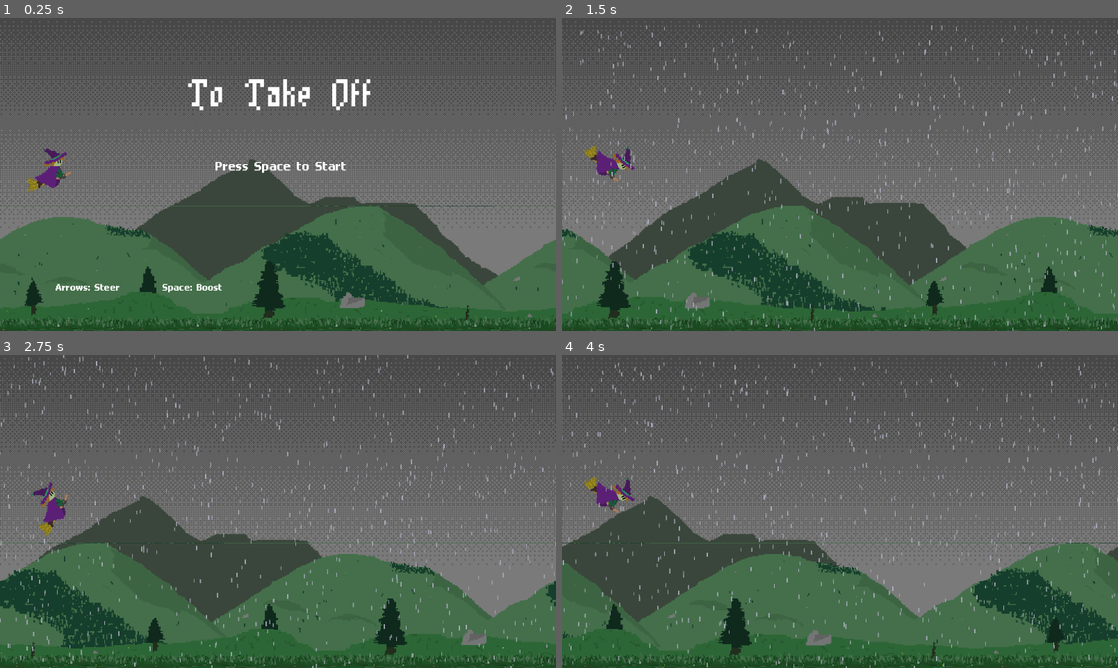
Above: before the commit, frames 1-4 (two rows, left to right).
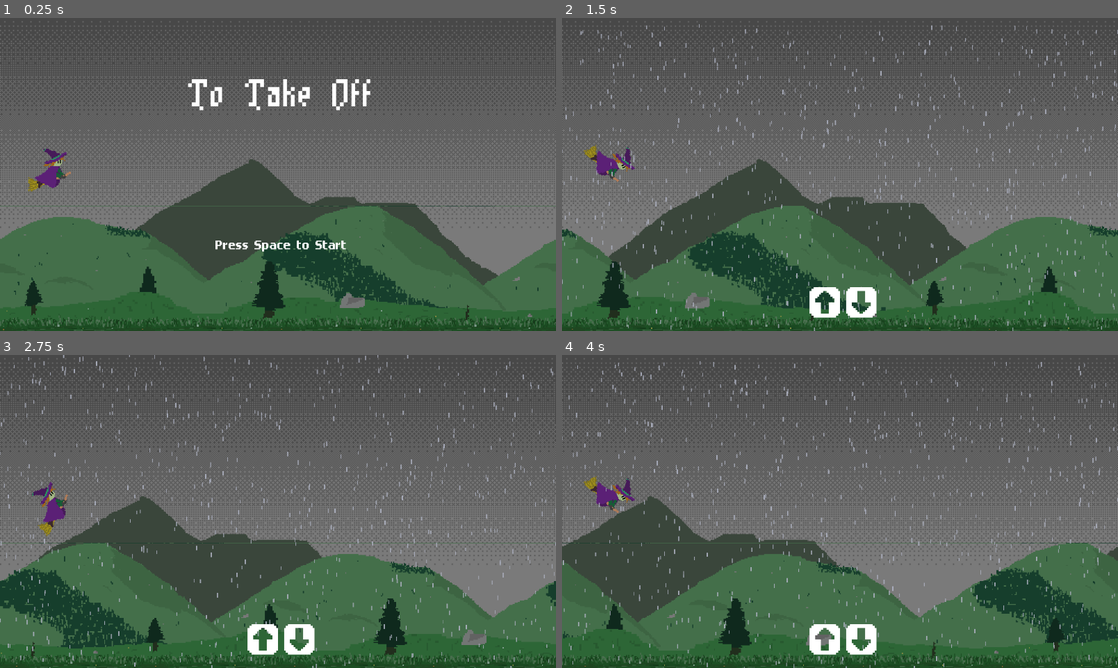
Above: after the commit, the same moments.

Repository: ClementRivaille/storm-witch
Game: Godot game, scene res://main.tscn
Same seed, same stepped clock (60 frames per second), same inputs: the game is played once before the commit and once after it.
Inputs:
- Up to frame 1 (0.25 s): no input
- Up to frame 2 (1.5 s): tap Space (jump) at 0.5, 1.35 s; hold Up (up) 0.53-1.28 s; hold Space (jump) 0.53-1.28 s; hold Down (down) from 1.28 s (still down)
- Up to frame 3 (2.75 s): tap Space (jump) at 1.52, 1.82 s; release Down (down) at 2.03 s; hold Up (up) from 2.03 s (still down); hold Space (jump) from 2.03 s (still down)
- Up to frame 4 (4 s): release Space (jump) at 2.78 s; tap Space (jump) at 2.85, 3.02, 3.32 s; release Up (up) at 3.53 s; hold Down (down) from 3.53 s (still down); hold Space (jump) from 3.53 s (still down)

The runs differ from the first frame. In frame 1, 0.9% of the frame differs, in the area x 10-63%, y 46-88%; in frame 2, 0.8%; in frame 3, 0.8%; in frame 4, 0.8%.

Commit message:
feat: tutorial

Diff:
--- a/main.tscn
+++ b/main.tscn
@@ -26,6 +26,7 @@
 [ext_resource type="PackedScene" uid="uid://c5y7vs76mvfaq" path="res://scenes/End.tscn" id="22_u0wi4"]
 [ext_resource type="FontFile" uid="uid://bgp4ip5awcsmv" path="res://assets/fonts/Serpentine.ttf" id="23_2b0bm"]
 [ext_resource type="PackedScene" uid="uid://vuucx6s7xixe" path="res://scenes/Credits.tscn" id="25_5pl7h"]
+[ext_resource type="PackedScene" uid="uid://dgw3nmmbgh8o0" path="res://scenes/Tutorial.tscn" id="26_wkhk1"]
 
 [sub_resource type="Resource" id="Resource_0teo4"]
 script = ExtResource("2_h4nbr")
@@ -201,7 +202,6 @@
 
 [node name="Witch" parent="." instance=ExtResource("4_8ogh1")]
 position = Vector2(114, 350)
-scale = Vector2(1, 1)
 rise_y_threshold = 200.0
 
 [node name="Walls" type="StaticBody2D" parent="."]
@@ -290,9 +290,9 @@
 layout_mode = 1
 anchors_preset = -1
 anchor_left = 0.5
-anchor_top = 0.505
+anchor_top = 0.761
 anchor_right = 0.5
-anchor_bottom = 0.505
+anchor_bottom = 0.761
 offset_left = -76.5
 offset_top = -26.0
 offset_right = 76.5
@@ -302,40 +302,6 @@
 theme_override_font_sizes/font_size = 40
 text = "Press Space to Start"
 horizontal_alignment = 1
-vertical_alignment = 1
-
-[node name="Label3" type="Label" parent="CanvasLayer/UI/StartScreen"]
-layout_mode = 1
-anchors_preset = -1
-anchor_left = 0.15
-anchor_top = 0.889
-anchor_right = 0.183
-anchor_bottom = 0.906
-offset_left = -76.5
-offset_top = -26.0
-offset_right = 76.5
-grow_horizontal = 2
-grow_vertical = 0
-theme_override_fonts/font = SubResource("FontVariation_exrvn")
-theme_override_font_sizes/font_size = 30
-text = "Arrows: Steer"
-vertical_alignment = 1
-
-[node name="Label4" type="Label" parent="CanvasLayer/UI/StartScreen"]
-layout_mode = 1
-anchors_preset = -1
-anchor_left = 0.344
-anchor_top = 0.889
-anchor_right = 0.344
-anchor_bottom = 0.906
-offset_left = -76.5
-offset_top = -26.0
-offset_right = 76.5
-grow_horizontal = 2
-grow_vertical = 0
-theme_override_fonts/font = SubResource("FontVariation_exrvn")
-theme_override_font_sizes/font_size = 30
-text = "Space: Boost"
 vertical_alignment = 1
 
 [node name="EndCredits" parent="CanvasLayer/UI" instance=ExtResource("25_5pl7h")]
@@ -376,10 +342,22 @@
 horizontal_alignment = 1
 vertical_alignment = 1
 
+[node name="Tutorial" parent="CanvasLayer/UI" instance=ExtResource("26_wkhk1")]
+layout_mode = 1
+anchors_preset = 15
+anchor_right = 1.0
+anchor_bottom = 1.0
+offset_right = 0.0
+offset_bottom = 0.0
+grow_horizontal = 2
+grow_vertical = 2
+
 [node name="End" parent="." instance=ExtResource("22_u0wi4")]
 
 [connection signal="on_game_start" from="." to="Witch" method="on_game_start"]
+[connection signal="on_game_start" from="." to="CanvasLayer/UI/Tutorial" method="show_directions"]
 [connection signal="fall" from="Witch" to="MusicManager" method="play_hit"]
+[connection signal="fall" from="Witch" to="CanvasLayer/UI/Tutorial" method="on_fall"]
 [connection signal="rise_start" from="Witch" to="MusicManager" method="play_chord"]
 [connection signal="done" from="End" to="Witch" method="on_game_end"]
 [connection signal="done" from="End" to="CanvasLayer/UI" method="show_thanks"]
--- /dev/null
+++ b/scenes/Tutorial.tscn
@@ -0,0 +1,73 @@
+[gd_scene load_steps=5 format=3 uid="uid://dgw3nmmbgh8o0"]
+
+[ext_resource type="Script" path="res://scripts/Tutorial.gd" id="1_enicj"]
+[ext_resource type="Texture2D" uid="uid://bqorrni88k5yw" path="res://assets/sprites/ui/key_up.png" id="1_recww"]
+[ext_resource type="Texture2D" uid="uid://dtgl5t1d0dnls" path="res://assets/sprites/ui/space_bar.png" id="2_0necn"]
+[ext_resource type="Texture2D" uid="uid://g2y6u4mws3hk" path="res://assets/sprites/ui/space_bar_small.png" id="3_st8t7"]
+
+[node name="Tutorial" type="Control"]
+texture_filter = 1
+layout_mode = 3
+anchors_preset = 0
+offset_right = 1280.0
+offset_bottom = 720.0
+script = ExtResource("1_enicj")
+
+[node name="Steering" type="HBoxContainer" parent="."]
+layout_mode = 1
+anchors_preset = -1
+anchor_top = 0.878
+anchor_right = 1.0
+anchor_bottom = 0.978
+grow_horizontal = 2
+grow_vertical = 0
+theme_override_constants/separation = 14
+alignment = 1
+
+[node name="TextureRect" type="TextureRect" parent="Steering"]
+layout_mode = 2
+texture = ExtResource("1_recww")
+expand_mode = 3
+stretch_mode = 5
+
+[node name="TextureRect2" type="TextureRect" parent="Steering"]
+layout_mode = 2
+texture = ExtResource("1_recww")
+expand_mode = 3
+stretch_mode = 6
+flip_v = true
+
+[node name="LevelUp" type="HBoxContainer" parent="."]
+layout_mode = 1
+anchors_preset = -1
+anchor_top = 0.878
+anchor_right = 1.0
+anchor_bottom = 0.978
+grow_horizontal = 2
+grow_vertical = 0
+theme_override_constants/separation = 14
+alignment = 1
+
+[node name="TextureRect" type="TextureRect" parent="LevelUp"]
+layout_mode = 2
+texture = ExtResource("2_0necn")
+expand_mode = 3
+stretch_mode = 5
+
+[node name="Boost" type="TextureRect" parent="."]
+self_modulate = Color(1, 1, 1, 0.792157)
+layout_mode = 1
+anchors_preset = -1
+anchor_left = 0.073
+anchor_top = 0.89
+anchor_right = 0.189
+anchor_bottom = 0.89
+offset_right = 40.0
+offset_bottom = 40.0
+texture = ExtResource("3_st8t7")
+expand_mode = 3
+stretch_mode = 5
+
+[node name="Timer" type="Timer" parent="."]
+wait_time = 6.0
+one_shot = true
--- /dev/null
+++ b/scripts/Tutorial.gd
@@ -0,0 +1,54 @@
+extends Control
+class_name Tutorial
+
+@onready var steering: Control = $Steering
+@onready var levelUp: Control = $LevelUp
+@onready var boost: Control = $Boost
+@onready var timer: Timer = $Timer
+@onready var store: Store = StoreState
+
+var tuto_levelup := false
+var tuto_boost := false
+
+func _ready() -> void:
+  store.pearl_obtained.connect(on_pearl_obtained)
+  store.pearls_consumed.connect(on_consume_pearl)
+  store.change_level.connect(on_change_level)
+
+  for screen in [steering, levelUp, boost]:
+    screen.modulate = Color.TRANSPARENT
+
+func ease_screen(screen: Control, dir_in: bool):
+  var tween = create_tween()
+  tween.tween_property(screen, "modulate", Color.WHITE if dir_in else Color.TRANSPARENT, 0.7
+    ).set_trans(Tween.TRANS_SINE
+    ).set_ease(Tween.EASE_IN_OUT)
+
+func show_directions():
+  ease_screen(steering, true)
+  timer.start()
+  await timer.timeout
+  ease_screen(steering, false)
+
+func on_pearl_obtained():
+  if !tuto_levelup && store.can_levelup():
+    ease_screen(levelUp, true)
+  elif tuto_levelup && !tuto_boost && store.can_jump():
+    ease_screen(boost, true)
+    tuto_boost = true
+
+func on_change_level(_idx: int):
+  if !tuto_levelup:
+    ease_screen(levelUp, false)
+    tuto_levelup = true
+
+func on_fall():
+  if tuto_levelup && !tuto_boost && store.can_jump():
+    ease_screen(boost, true)
+    tuto_boost = true
+
+func on_consume_pearl():
+  if tuto_levelup:
+    tuto_boost = true
+    if boost.modulate.a == 1:
+      ease_screen(boost, false)
Binary file added: assets/sprites/ui/key_up.png
Not shown, added: assets/sprites/ui/key_up.png.import
Binary file added: assets/sprites/ui/space_bar.png
Not shown, added: assets/sprites/ui/space_bar.png.import
Binary file added: assets/sprites/ui/space_bar_small.png
Not shown, added: assets/sprites/ui/space_bar_small.png.import
Not shown: 1 places in main.tscn that only renumber resources
